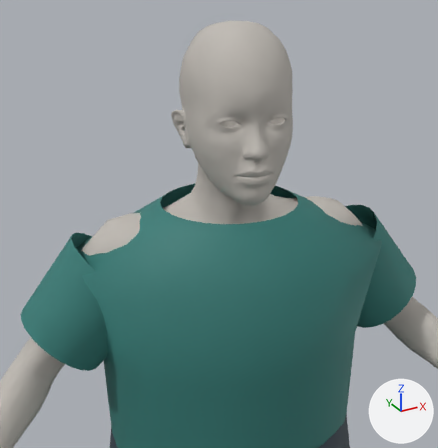
A saved change to the Blender file blender/master/avatar_master.blend.
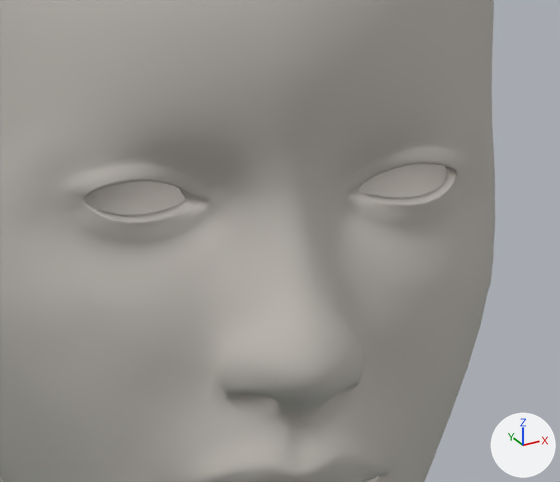
The first picture shows the older version from a 50 mm lens placed at (-0.413, -0.697, 1.744), pointed at (-0.07, -0.073, 1.431). The close-ups show the older and then the newer version on the part from 47% to 69% of the width and 20% to 39% of the height of that picture. Only the edits that show in the close-ups are written down. Arrows for +X, +Y and +Z are at lower right; the lights stay in place.

The first close-up shows 'Human'.
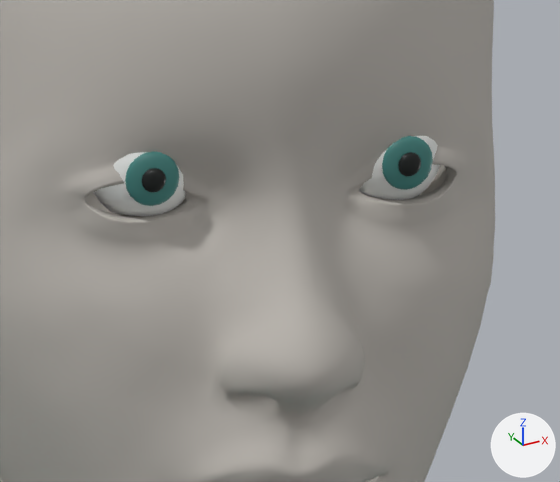
Boxes (x1, y1, x2, y2) around the edits, measured in the close-ups (560 x 482 px):
'NMM_Eyeball.R', added: after (93, 152, 186, 216)
'NMM_Iris.R', added (cyan): after (125, 151, 180, 206)
'NMM_Iris.L', added (cyan): after (382, 136, 433, 190)
'NMM_Eyeball.L', added: after (359, 136, 440, 200)
'NMM_Pupil.R', added (black): after (142, 168, 166, 193)
'NMM_Pupil.L', added (black): after (398, 152, 421, 176)

Diff of the bpy script that builds the scene:
```diff
--- a/blender/master/avatar_master.blend.py
+++ b/blender/master/avatar_master.blend.py
@@ ob_nmm_pupil_r @@
+ob_nmm_pupil_r = bpy.data.objects.new('NMM_Pupil.R', me_nmm_pupil_r_mesh)  # 142 vertices, 160 faces; spans x -0.03286..-0.02727, y -0.1437..-0.14215, z 1.54849..1.55408; in mat_nmm_eye_pupil (black #121816)
+ob_nmm_pupil_r.location = (0.0, 0.0, 0.0)
+ob_nmm_pupil_r.rotation_euler = (-0.055, 0.00297, -0.245)  # degrees (-3.2, 0.2, -14)
@@ ob_nmm_iris_r @@
+ob_nmm_iris_r = bpy.data.objects.new('NMM_Iris.R', me_nmm_iris_r_mesh)  # 218 vertices, 240 faces; spans x -0.0362..-0.02381, y -0.1429..-0.14037, z 1.5452..1.55756; in mat_nmm_eye_iris (cyan #458681)
+ob_nmm_iris_r.location = (0.0, 0.0, 0.0)
+ob_nmm_iris_r.rotation_euler = (-0.055, 0.00297, -0.245)  # degrees (-3.2, 0.2, -14)
@@ ob_nmm_eyeball_r @@
+ob_nmm_eyeball_r = bpy.data.objects.new('NMM_Eyeball.R', me_nmm_eyeball_r_mesh)  # 366 vertices, 392 faces; spans x -0.0418..-0.0172, y -0.1427..-0.1182, z 1.54..1.5645; in mat_nmm_eye_sclera (white #eaecea)
+ob_nmm_eyeball_r.location = (0.0, 0.0, 0.0)
+ob_nmm_eyeball_r.rotation_euler = (-0.055, 0.00297, -0.245)  # degrees (-3.2, 0.2, -14)
@@ ob_nmm_pupil_l @@
+ob_nmm_pupil_l = bpy.data.objects.new('NMM_Pupil.L', me_nmm_pupil_l_mesh)  # 142 vertices, 160 faces; spans x 0.02727..0.03286, y -0.1437..-0.14215, z 1.54849..1.55408; in mat_nmm_eye_pupil (black #121816)
+ob_nmm_pupil_l.location = (0.0, 0.0, 0.0)
+ob_nmm_pupil_l.rotation_euler = (-0.055, 0.00297, -0.245)  # degrees (-3.2, 0.2, -14)
@@ ob_nmm_iris_l @@
+ob_nmm_iris_l = bpy.data.objects.new('NMM_Iris.L', me_nmm_iris_l_mesh)  # 218 vertices, 240 faces; spans x 0.02381..0.0362, y -0.1429..-0.14037, z 1.5452..1.55756; in mat_nmm_eye_iris (cyan #458681)
+ob_nmm_iris_l.location = (0.0, 0.0, 0.0)
+ob_nmm_iris_l.rotation_euler = (-0.055, 0.00297, -0.245)  # degrees (-3.2, 0.2, -14)
@@ ob_nmm_eyeball_l @@
+ob_nmm_eyeball_l = bpy.data.objects.new('NMM_Eyeball.L', me_nmm_eyeball_l_mesh)  # 366 vertices, 392 faces; spans x 0.0172..0.0418, y -0.1427..-0.1182, z 1.54..1.5645; in mat_nmm_eye_sclera (white #eaecea)
+ob_nmm_eyeball_l.location = (0.0, 0.0, 0.0)
+ob_nmm_eyeball_l.rotation_euler = (-0.055, 0.00297, -0.245)  # degrees (-3.2, 0.2, -14)
```
